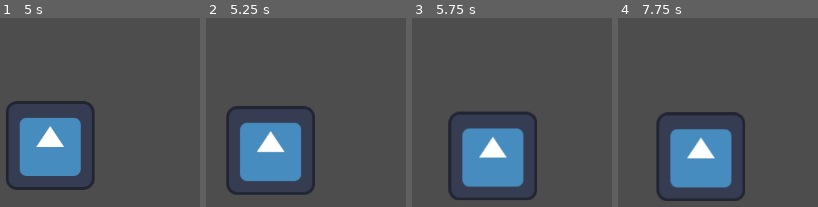
Above: before the commit, frames 1-4 (left to right).
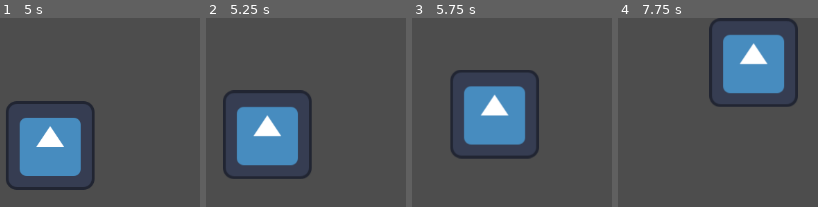
Above: after the commit, the same moments.

Repository: corin-gaiotto/gdc-jam-2025
Game: Godot game, scene res://Objects/Fish.tscn
Two runs of this game, one before a commit and one after it. Both use one fixed random seed, a clock stepped at 60 frames per second and the inputs below. The engine's default icon, where the game draws it, is replaced by a stand-in: a white triangle on a blue panel in a dark square.
Inputs:
- Up to frame 1 (5 s): tap Enter at 0.5, 2, 3.5 s; hold D (right) 0.53-1.28 s; tap Space (fishing-interact) at 0.6, 1.25, 1.35, 2.1, 2.75, 2.85, 3.6, 4.25, 4.35 s; hold S (down) 1.28-2.03 s; hold D (right) 2.03-2.78 s; hold W (up) 2.78-3.53 s; hold A (left) from 3.53 s (still down)
- Up to frame 2 (5.25 s): release A (left) at 5.03 s; hold S (down) from 5.03 s (still down); tap Space (fishing-interact) at 5.1 s
- Up to frame 3 (5.75 s): keep holding S (down)
- Up to frame 4 (7.75 s): release S (down) at 5.78 s; hold D (right) 5.78-6.53 s; tap Space (fishing-interact) at 5.85, 6.6, 7.35 s; hold W (up) 6.53-7.28 s; hold D (right) from 7.28 s (still down)

Frame 1 is identical in both runs. In frame 2, 12% of the frame differs, in the area x 8-55%, y 38-94%; in frame 3, 18%; in frame 4, 25%, in the area x 19-90%, y 0-97%.

Commit message:
move to preferred depth on burst

Diff:
--- a/Objects/FishManagerTemplate.tscn
+++ b/Objects/FishManagerTemplate.tscn
@@ -19,4 +19,3 @@
 metadata/_custom_type_script = "uid://dit08ixmmktq5"
 
 [node name="TestSpecies" parent="." instance=ExtResource("2_56iai")]
-fishingTurnTime = 0
--- a/Scripts/fish.gd
+++ b/Scripts/fish.gd
@@ -25,8 +25,11 @@
 # [VARIABLES]
 
 var timer : Timer
-var Velocity = Vector2(0,0)
+var initialVelocity = Vector2.ZERO
+var currentVelocity = Vector2.ZERO
 var isBursting = false
+
+
 
 func _ready() -> void:
 	# Called when enters the scene for the first time.
@@ -40,34 +43,33 @@
 func _physics_process(delta: float) -> void:
 	# Called 60 times per second on a fixed update.
 	if isBursting:
-		print("prev", Velocity)
-		Velocity *= pow((timer.time_left/timer.wait_time),0.5)#Velocity * (1 - (timer.time_left/timer.wait_time))
+		currentVelocity = initialVelocity * pow((timer.time_left/timer.wait_time),1.5)#Velocity * (1 - (timer.time_left/timer.wait_time))
 
 
-	#var depthDeviation = position.y - preferredDepth
-	#if depthDeviation > 20:
+#	var depthDeviation = position.y - preferredDepth
+#	if depthDeviation > 20:
 #		Velocity.y -= maxf(depthDeviation/idleMoveSpeed ,1)
 #	elif depthDeviation < 20:
 #		Velocity.y += maxf(depthDeviation/idleMoveSpeed ,1)
 
-	position += Velocity * delta
+	position += currentVelocity * delta
 	pass
 
 func apply_burst():
-	Velocity = Vector2(randf_range(-1,1), randf_range(-1,1)).normalized() * idleMoveSpeed
+	initialVelocity = Vector2(randf_range(-1,1), randf_range(-1,1)).normalized() * idleMoveSpeed
 	var depthDeviation = position.y - preferredDepth
 	if depthDeviation > 20:
-		Velocity.y -= maxf(depthDeviation/idleMoveSpeed ,1)
+		initialVelocity.y -= maxf(depthDeviation/idleMoveSpeed ,1)
 	elif depthDeviation < 20:
-		Velocity.y += maxf(depthDeviation/idleMoveSpeed ,1)
+		initialVelocity.y += maxf(depthDeviation/idleMoveSpeed ,1)
 
 
 func _on_timer_timeout() -> void:
-	Velocity = Vector2.ZERO
+	initialVelocity = Vector2.ZERO
 	print("timeout", timer.wait_time)
 	if !isBursting:
-		Velocity = Vector2(randf_range(-1,1), randf_range(-1,1)).normalized() * idleMoveSpeed
-		print("new velocity", Velocity)
+		apply_burst()
+
 
 
 	isBursting = !isBursting
